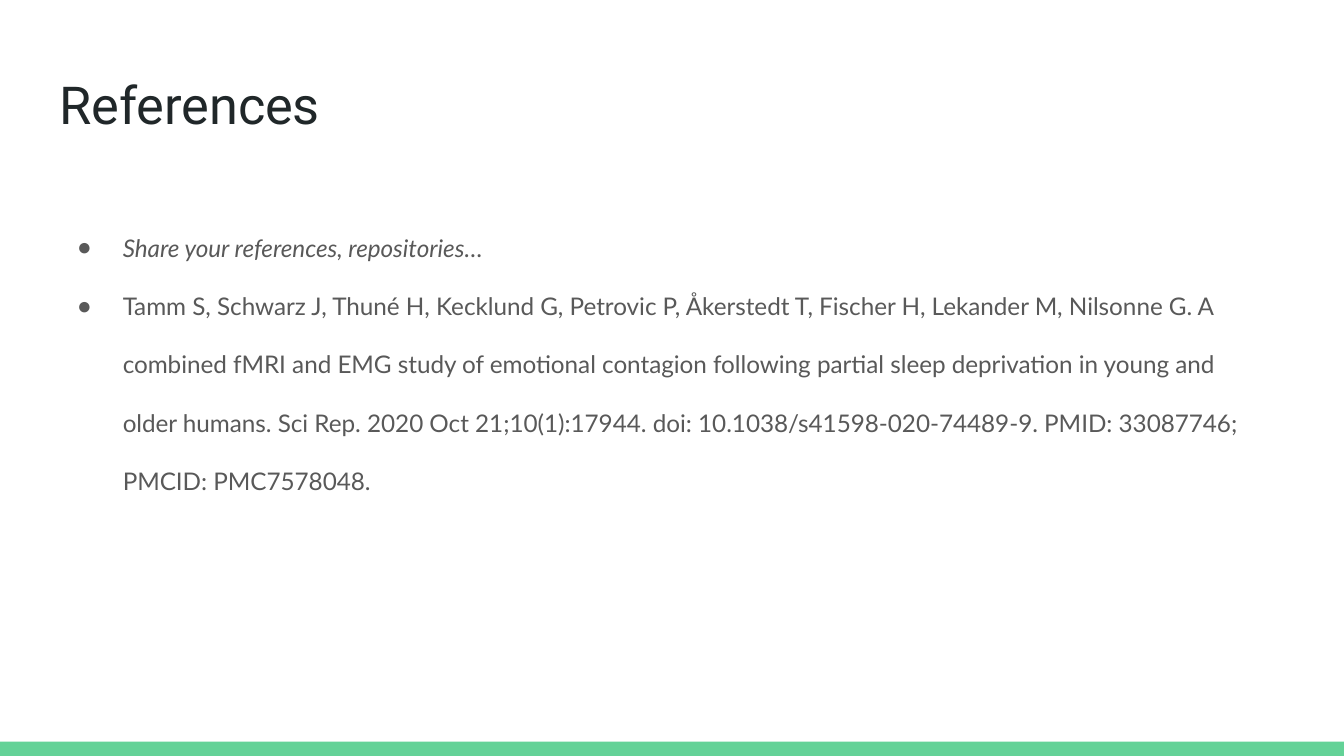
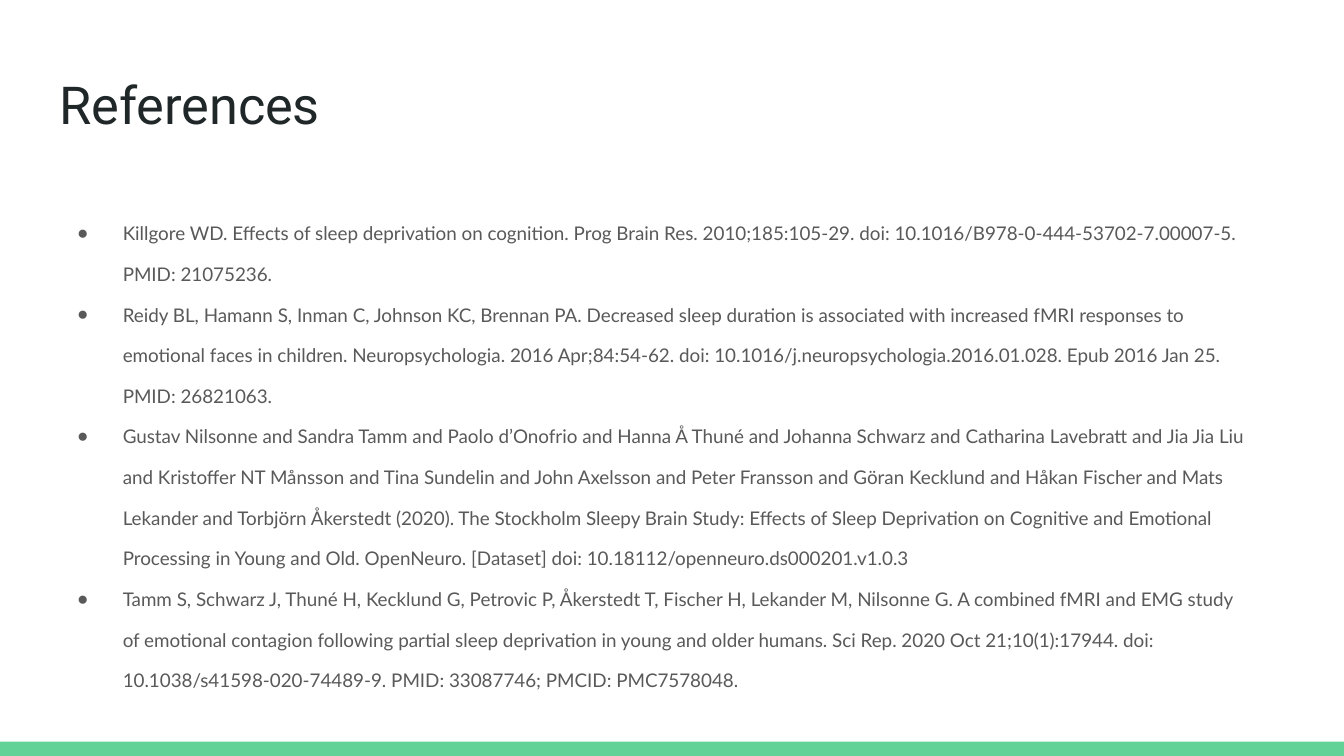
Before and after one commit to brainhack-school2023/perrin_project, a slide deck: slide 8 of docs/Project_pitch_template_Perrin.odp. Drawn at 1344x756 pixels with LibreOffice and Linux fonts; fonts in the diff are those of the drawing. Boxes give left, top, right and bottom in pixels: in the first picture for what was removed or moved away, otherwise in the second. Text is boxed around its words. In the diff, an @@ line names an element or a change of style, - is before the commit and + after.

```diff
--- a/docs/Project_pitch_template_Perrin.odp
+++ b/docs/Project_pitch_template_Perrin.odp
@@ text at bbox=[123, 226, 1244, 569]: text changed; size 13 to 10.1 pt; italic off @@
-● Share your references, repositories…
+● Killgore WD. Effects of sleep deprivation on cognition. Prog Brain Res. 2010;185:105-29. doi: 10.1016/B978-0-444-53702-7.00007-5. PMID: 21075236.
+● Reidy BL, Hamann S, Inman C, Johnson KC, Brennan PA. Decreased sleep duration is associated with increased fMRI responses to emotional faces in children. Neuropsychologia. 2016 Apr;84:54-62. doi: 10.1016/j.neuropsychologia.2016.01.028. Epub 2016 Jan 25. PMID: 26821063.
+● Gustav Nilsonne and Sandra Tamm and Paolo d’Onofrio and Hanna Å Thuné and Johanna Schwarz and Catharina Lavebratt and Jia Jia Liu and Kristoffer NT Månsson and Tina Sundelin and John Axelsson and Peter Fransson and Göran Kecklund and Håkan Fischer and Mats Lekander and Torbjörn Åkerstedt (2020). The Stockholm Sleepy Brain Study: Effects of Sleep Deprivation on Cognitive and Emotional Processing in Young and Old. OpenNeuro. [Dataset] doi: 10.18112/openneuro.ds000201.v1.0.3
@@ text at bbox=[123, 590, 1234, 651]: size 13 to 10.1 pt in "Tamm S, Schwarz J, Thuné H, Kecklund ..."; line spacing 2 to 1.8 @@
```
Also in this commit, not shown: 1 other slide changed, 2 other files.
